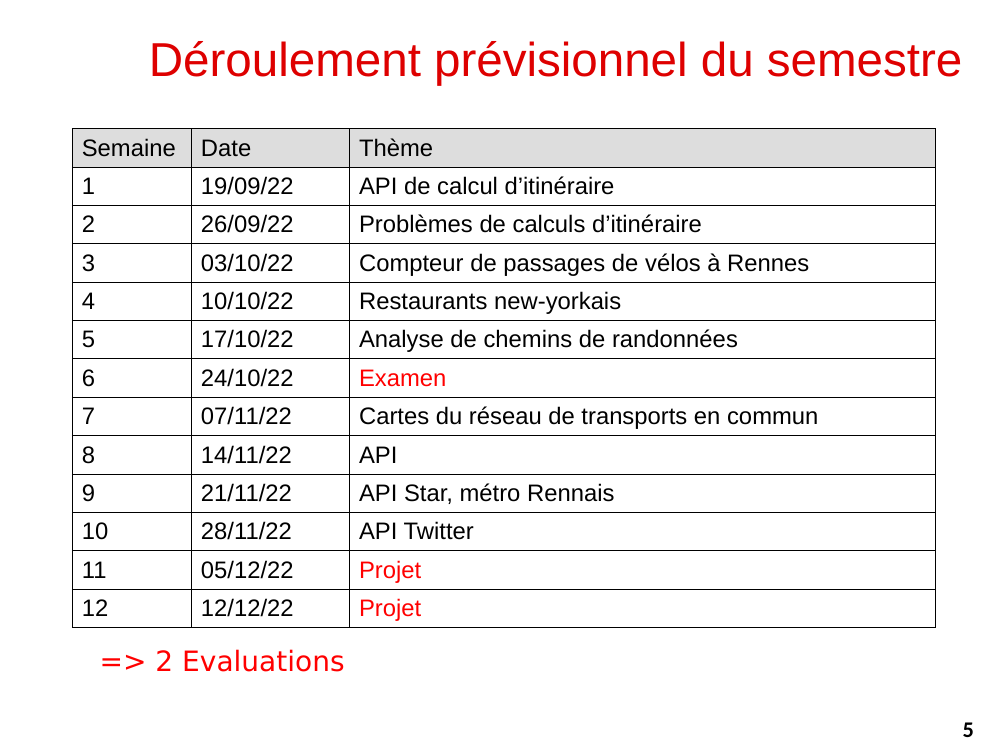
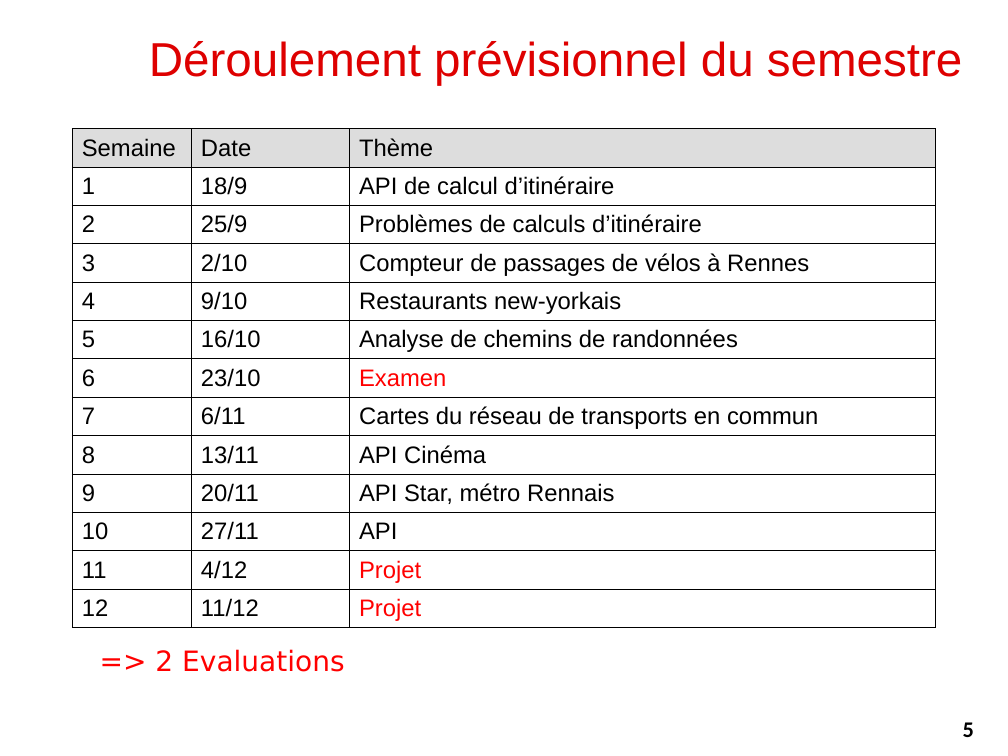
Before and after one commit to alemaitr/python_opendata_l2, a slide deck: slide 5 of coursIntro.pptx. Drawn at 1008x756 pixels with LibreOffice and Linux fonts; fonts in the diff are those of the drawing; background and template pictures are left out. Boxes give left, top, right and bottom in pixels: in the first picture for what was removed or moved away, otherwise in the second. Text is boxed around its words. In the diff, an @@ line names an element or a change of style, - is before the commit and + after.

```diff
--- a/coursIntro.pptx
+++ b/coursIntro.pptx
@@ table at (73, 129, 936, 628) @@
-row 2, column 2: 19/09/22
+row 2, column 2: 18/9
-row 3, column 2: 26/09/22
+row 3, column 2: 25/9
-row 4, column 2: 03/10/22
+row 4, column 2: 2/10
-row 5, column 2: 10/10/22
+row 5, column 2: 9/10
-row 6, column 2: 17/10/22
+row 6, column 2: 16/10
-row 7, column 2: 24/10/22
+row 7, column 2: 23/10
-row 8, column 2: 07/11/22
+row 8, column 2: 6/11
-row 9, column 2: 14/11/22
+row 9, column 2: 13/11
-row 9, column 3: API
+row 9, column 3: API Cinéma
-row 10, column 2: 21/11/22
+row 10, column 2: 20/11
-row 11, column 2: 28/11/22
+row 11, column 2: 27/11
-row 11, column 3: API Twitter
+row 11, column 3: API
-row 12, column 2: 05/12/22
+row 12, column 2: 4/12
-row 13, column 2: 12/12/22
+row 13, column 2: 11/12
```
Also in this commit, not shown: 2 other slides changed, 8 other files.
